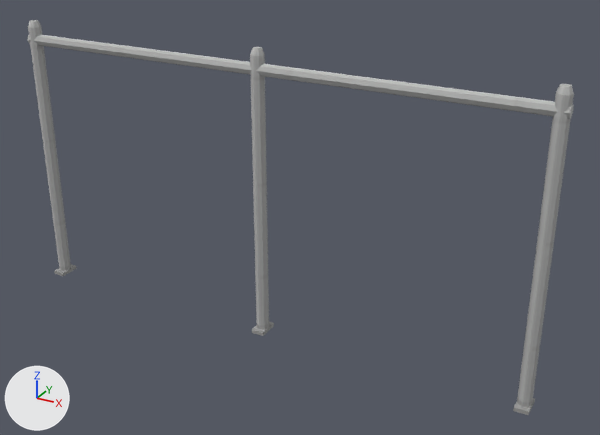
What one commit did to the glTF model assets/environment/pool/props/models/pool_guardrail_straight.glb.
Rendered twice from a 50 mm camera at (1.41, -2.27, 1.63) aimed at (0.13, 0.04, 0.47). The lights are fixed; the arrows at lower left show +X, +Y and +Z. The first picture is the older version. Vertices at exactly the same position are counted once.

The older version as bpy lines, for what is in view:
```python
me_core_pool_guardrail_straight = bpy.data.meshes.new('core_pool_guardrail_straight')
me_core_pool_guardrail_straight.from_pydata(...)  # 129 vertices, 230 faces; spans x -1.0..1.0, y -0.04..0.04, z 0.0..1.05
me_core_pool_guardrail_straight.materials.append(mat_core_pool_guardrail_straight_mat)
ob_core_pool_guardrail_straight = bpy.data.objects.new('core_pool_guardrail_straight', me_core_pool_guardrail_straight)
ob_core_pool_guardrail_straight.location = (0.0, 0.0, 0.0)
```
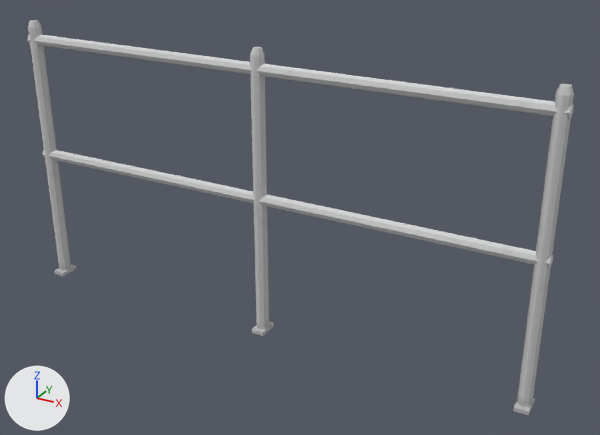
Diff of the bpy script that builds the scene:
```diff
--- a/assets/environment/pool/props/models/pool_guardrail_straight.glb.py
+++ b/assets/environment/pool/props/models/pool_guardrail_straight.glb.py
@@ me_core_pool_guardrail_straight @@
 # used by ob_core_pool_guardrail_straight; location = (0.0, 0.0, 0.0)
-me_core_pool_guardrail_straight.from_pydata(...)  # 129 vertices, 230 faces; spans x -1.0..1.0, y -0.04..0.04, z 0.0..1.05
+me_core_pool_guardrail_straight.from_pydata(...)  # 138 vertices, 244 faces; spans x -1.0..1.0, y -0.04..0.04, z 0.0..1.05
+# me_core_pool_guardrail_straight part 1: a new loose piece, an 8-sided cylinder along x spanning x -1.0..1.0, y -0.021..0.021, z 0.504..0.546, in mat_core_pool_guardrail_straight_mat
+# me_core_pool_guardrail_straight part 2
+# 12 vertices are removed from x -0.98..1.0, y 0.0, z 0.01..1.05
+# 63 faces are deleted
+# 3 vertices are added at (-0.98, 0.0, 0.01), (0.0, 0.0, 0.01), (0.98, 0.0, 0.01)
+# 45 new faces join them
+# me_core_pool_guardrail_straight part 3: 90 kept faces spanning x -1.0..1.0, y -0.04..0.04, z 0.01..1.05 get new texture (UV) coordinates
+# me_core_pool_guardrail_straight part 4: 167 kept faces spanning x -1.0..1.0, y -0.04..0.04, z 0.0..1.05 get new vertex colours
 me_core_pool_guardrail_straight.materials.append(mat_core_pool_guardrail_straight_mat)
```

Boxes (x1, y1, x2, y2) around the edits, measured in the pictures (600 x 435 px; the box of a moved part takes in the faces that stretch with it):
part 1 of me_core_pool_guardrail_straight, added
    after: (42, 150, 553, 268)
part 2 of me_core_pool_guardrail_straight, moved or reshaped
    both: (37, 21, 572, 328)
part 3 of me_core_pool_guardrail_straight, surface changed
    both: (28, 21, 574, 412)
part 4 of me_core_pool_guardrail_straight, recoloured
    both: (27, 20, 574, 415)
